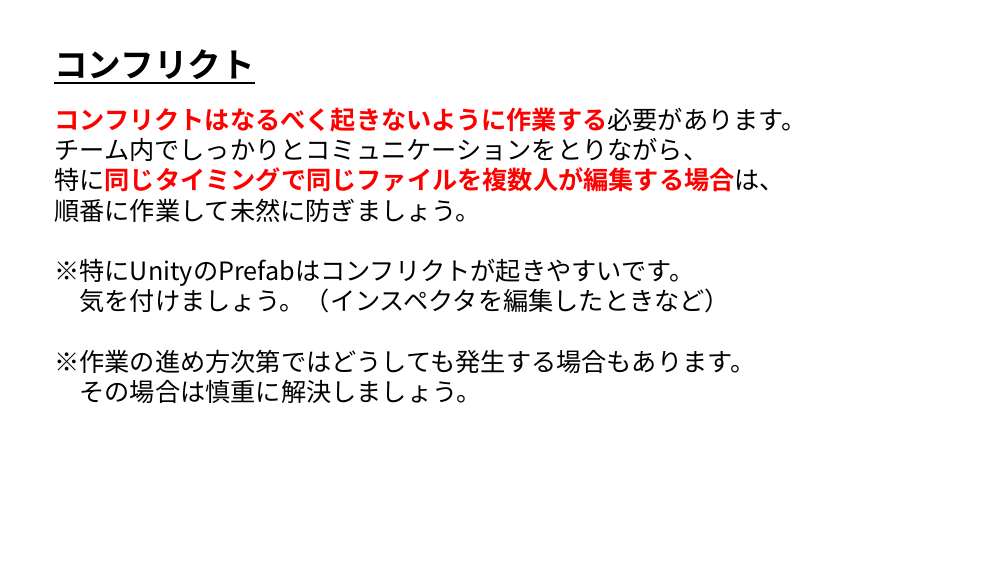
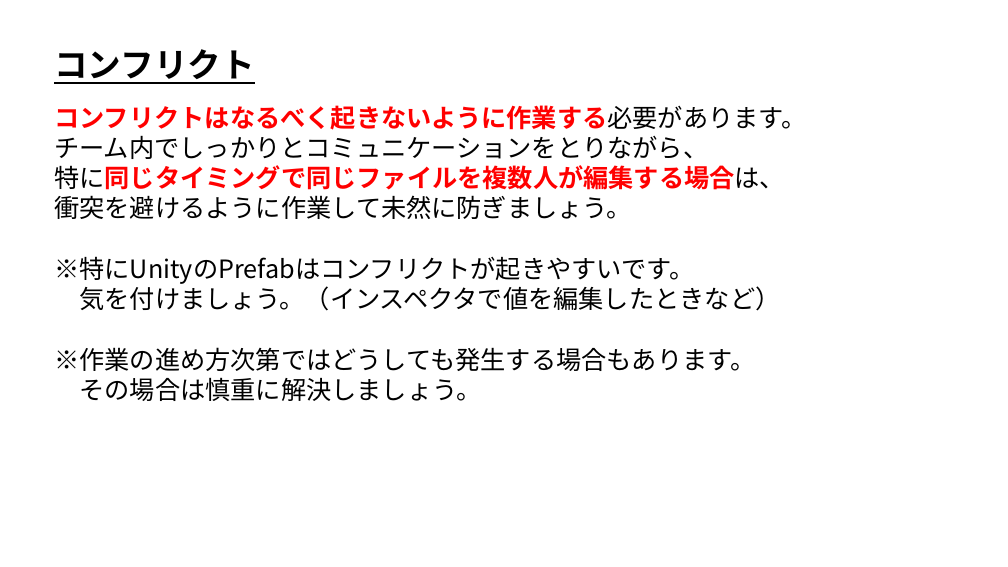
Before and after one commit to ArakiYusuke-Ohara/Textbook, a slide deck: slide 10 of ゲーム科2年/00_前期/ゲームエンジンⅢ/バージョン管理/07_編集のコンフリクト.pptx. Drawn at 1008x567 pixels with LibreOffice and Linux fonts; fonts in the diff are those of the drawing. Boxes give left, top, right and bottom in pixels: in the first picture for what was removed or moved away, otherwise in the second. Text is boxed around its words. In the diff, an @@ line names an element or a change of style, - is before the commit and + after.

```diff
--- a/ゲーム科2年/00_前期/ゲームエンジンⅢ/バージョン管理/07_編集のコンフリクト.pptx
+++ b/ゲーム科2年/00_前期/ゲームエンジンⅢ/バージョン管理/07_編集のコンフリクト.pptx
@@ text at bbox=[54, 195, 631, 219]: text changed @@
-順番に作業して未然に防ぎましょう。
+衝突を避けるように作業して未然に防ぎましょう。
@@ text at bbox=[80, 282, 781, 311]: text changed @@
-気を付けましょう。（インスペクタを編集したときなど）
+気を付けましょう。（インスペクタで値を編集したときなど）
```
Also in this commit, not shown: 1 other slide changed, 9 other files.
